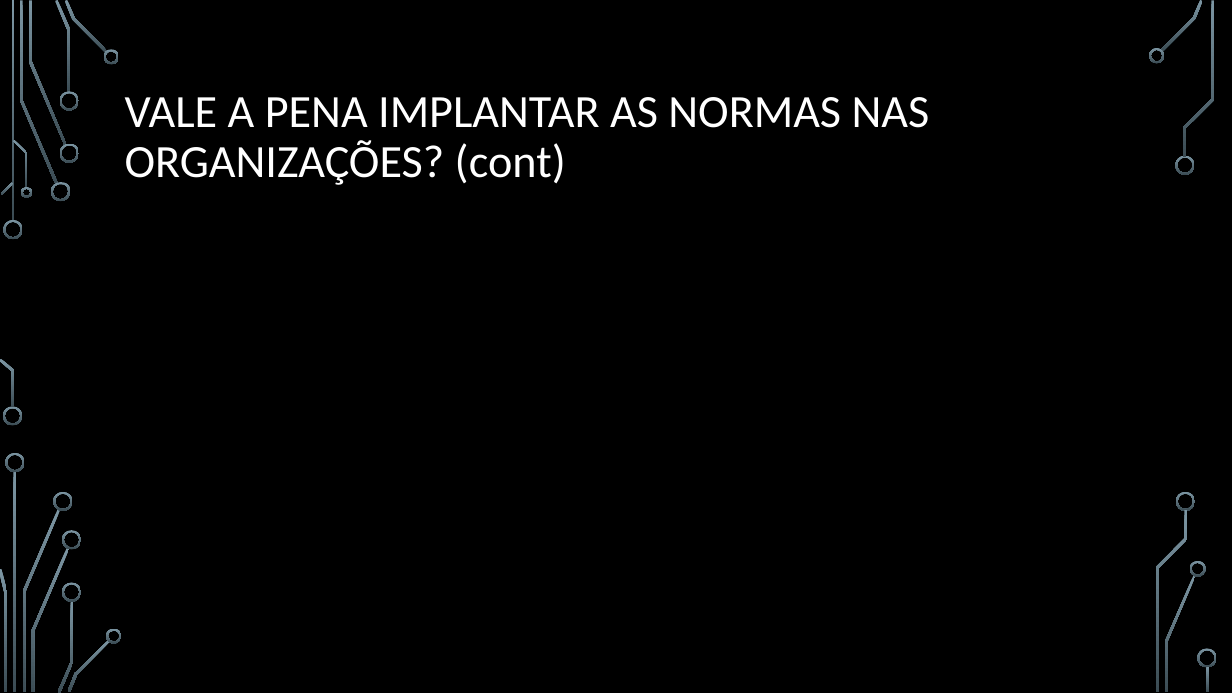
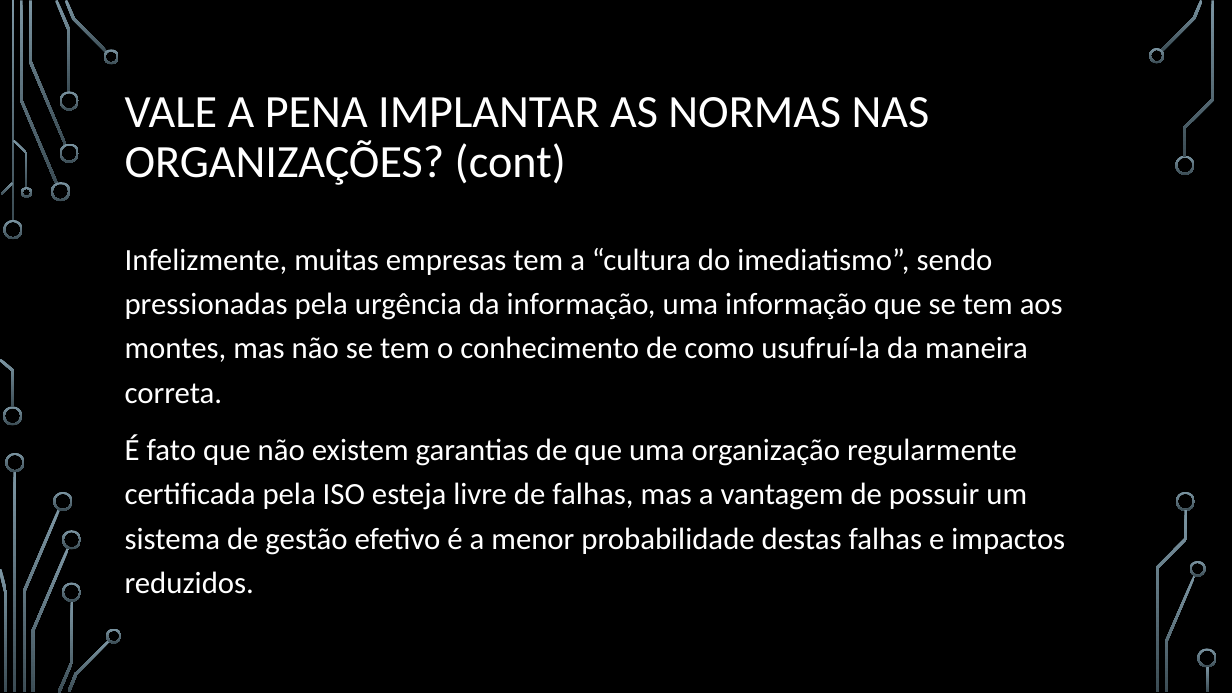
Before and after one commit to webbester/RodrigodAnjos, a slide deck: slide 8 of PI - Seg de Software/information_security.pptx. Drawn at 1232x693 pixels with LibreOffice and Linux fonts; fonts in the diff are those of the drawing; background and template pictures are left out. Boxes give left, top, right and bottom in pixels: in the first picture for what was removed or moved away, otherwise in the second. Text is boxed around its words. In the diff, an @@ line names an element or a change of style, - is before the commit and + after.

```diff
--- a/PI - Seg de Software/information_security.pptx
+++ b/PI - Seg de Software/information_security.pptx
@@ text added at box(125, 248, 1065, 594), 24 pt, text #FFFFFF @@
+Infelizmente, muitas empresas tem a “cultura do imediatismo”, sendo pressionadas pela urgência da informação, uma informação que se tem aos montes, mas não se tem o conhecimento de como usufruí-la da maneira correta.
+É fato que não existem garantias de que uma organização regularmente certificada pela ISO esteja livre de falhas, mas a vantagem de possuir um sistema de gestão efetivo é a menor probabilidade destas falhas e impactos reduzidos.
```
Also in this commit, not shown: 2 other slides changed.
